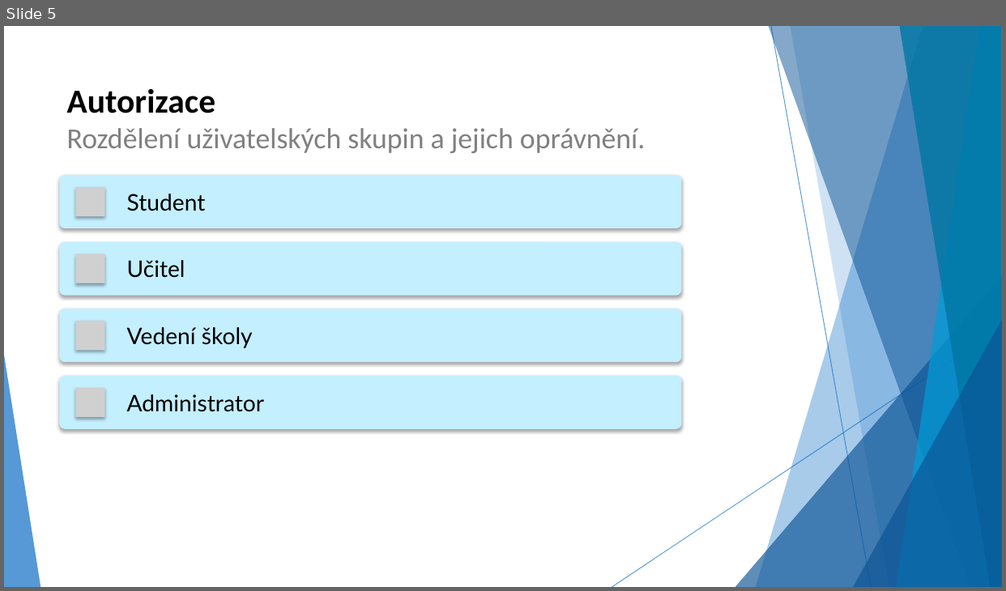
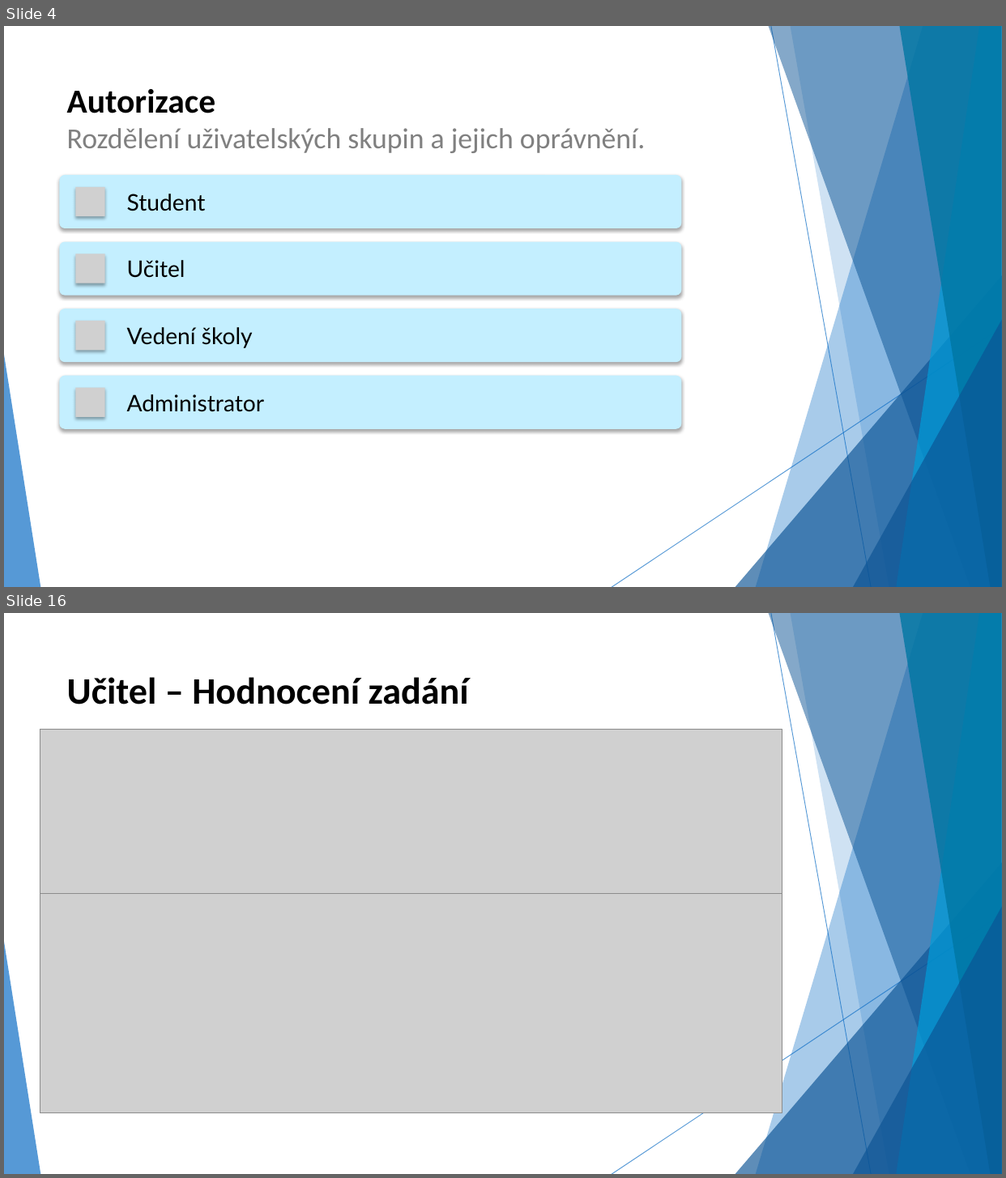
Before and after one commit to Kropi11/Maturitni-zkouska, a slide deck: Dlouhodoba maturitni prace/DMP-prezentace.pptx. Shown one above the other, each under a label of ours: slide 5 before the commit, slides 4 and 16 after it; the slides between them are not shown. The pictures are 1006x591 and 1006x1178 pixels, drawn with LibreOffice and Linux fonts; fonts in the diff are those of the drawing; grey boxes stand for pictures. Boxes give left, top, right and bottom in pixels: in the first picture for what was removed or moved away, otherwise in the second. Text is boxed around its words. In the diff, an @@ line names an element or a change of style, - is before the commit and + after.

```diff
--- a/Dlouhodoba maturitni prace/DMP-prezentace.pptx
+++ b/Dlouhodoba maturitni prace/DMP-prezentace.pptx
@@ slide 16 added at box(4, 613, 1002, 1174), background #FFFFFF; not listed: 10 template elements that a slide beside it also shows @@
@@ title added at box(67, 677, 469, 705), 36 pt, text #000000, bold @@
+Učitel – Hodnocení zadání
@@ picture added at box(40, 730, 782, 894) @@
@@ picture added at box(40, 894, 782, 1113) @@
@@ what was slide 5 is now slide 4 @@
```
Also in this commit, not shown: 27 other slides added, 4 slides removed.
